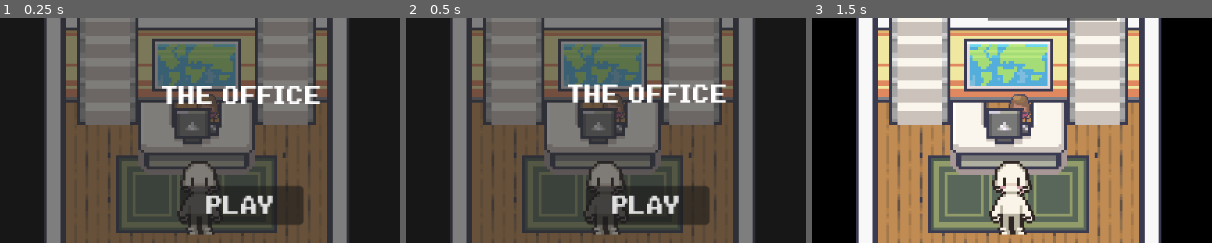
Above: before the commit, frames 1-3 (left to right).
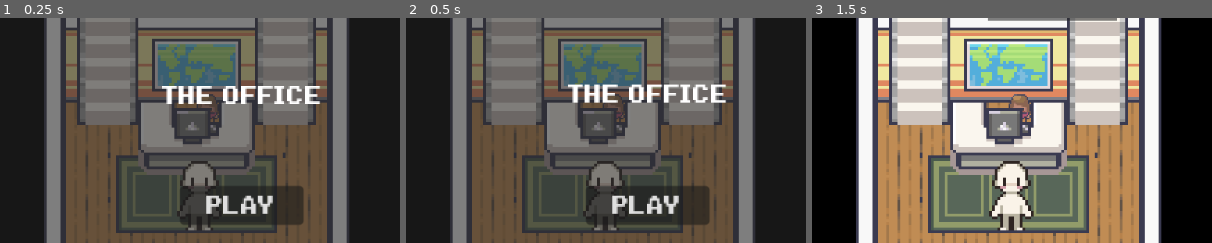
Above: after the commit, the same moments.

Repository: antarux-dev/gamejam-2026
Game: Godot game, scene res://scenes/game.tscn
Same seed, same stepped clock (60 frames per second), same inputs: the game is played once before the commit and once after it. Sound files missing from this copy of the repository are replaced by a short silence.
Inputs:
- Up to frame 1 (0.25 s): no input
- Up to frame 2 (0.5 s): no input
- Up to frame 3 (1.5 s): click "PLAY" at 0.5 s; tap Enter at 1.25 s; hold Right (movement_right) from 1.28 s (still down); hold E (interact) from 1.28 s (still down)
The pictures show only the part of the screen within x 25-75%, y 3-53%; the shares and areas given below are measured in that part.

The runs differ from the first frame. In frame 1, 0.1% of the frame differs, in the area x 46-55%, y 68-97%; in frame 2, 0.1%; in frame 3, 0.4%, in the area x 44-56%, y 68-97%.

Commit message:
funguje:)

Diff:
--- a/scenes/Room1.tscn
+++ b/scenes/Room1.tscn
@@ -5,7 +5,6 @@
 [ext_resource type="Texture2D" uid="uid://c5baw6icqbnl6" path="res://assets/Modern tiles_Free/Interiors_free/32x32/Interiors_free_32x32.png" id="3_bj4ne"]
 [ext_resource type="Script" uid="uid://bm5q2jy71lekl" path="res://scripts/refresh_tittles.gd" id="3_xhlaj"]
 [ext_resource type="Texture2D" uid="uid://b414qhvaud5tk" path="res://assets/Modern tiles_Free/Interiors_free/32x32/2_Modern_Office_Black_Shadow/Modern_Office_Black_Shadow_32x32.png" id="4_hwyyj"]
-[ext_resource type="PackedScene" uid="uid://dfj3fl6ejphd" path="res://scenes/player.tscn" id="6_bj4ne"]
 
 [sub_resource type="TileSetAtlasSource" id="TileSetAtlasSource_bc387"]
 texture = ExtResource("1_sf7up")
@@ -11109,6 +11108,3 @@
 tile_set = SubResource("TileSet_t64ac")
 
 [node name="Camera2D" type="Camera2D" parent="." unique_id=351590191]
-
-[node name="Player" parent="." unique_id=180648449 instance=ExtResource("6_bj4ne")]
-position = Vector2(1, -6)
--- a/scenes/game_intro.tscn
+++ b/scenes/game_intro.tscn
@@ -6,7 +6,6 @@
 [ext_resource type="Script" uid="uid://bm5q2jy71lekl" path="res://scripts/refresh_tittles.gd" id="3_xo3go"]
 [ext_resource type="Texture2D" uid="uid://dupq7fyujlfxh" path="res://assets/Modern tiles_Free/Characters_free/Amelia_idle_16x16.png" id="5_xcwot"]
 [ext_resource type="Texture2D" uid="uid://b3niksf7or5a4" path="res://assets/Modern tiles_Free/Characters_free/Amelia_16x16.png" id="6_vov6y"]
-[ext_resource type="PackedScene" uid="uid://dfj3fl6ejphd" path="res://scenes/player.tscn" id="7_vov6y"]
 
 [sub_resource type="TileSetAtlasSource" id="TileSetAtlasSource_lbhrr"]
 texture = ExtResource("1_1h1ds")
@@ -15707,10 +15706,6 @@
 paragraph_separator = " "
 text_overrun_behavior = 1
 
-[node name="Player" parent="." unique_id=180648449 instance=ExtResource("7_vov6y")]
-position = Vector2(2, -2)
-collision_mask = 2
-
 [connection signal="body_entered" from="RecepciaTrigger" to="." method="_on_recepcia_trigger_body_entered"]
 [connection signal="body_entered" from="Door" to="." method="_on_door_body_entered"]
 [connection signal="body_shape_exited" from="Door" to="." method="_on_door_body_shape_exited"]
--- a/scripts/game_intro.gd
+++ b/scripts/game_intro.gd
@@ -25,14 +25,10 @@
 
 func _on_recepcia_trigger_body_entered(body: Node2D) -> void:
 	if body.name == "Player":
-		# Hľadáme DialogueSystem v "rodičovskej" scéne (game.tscn)
-		var ds = get_parent().get_node("DialogueSystem")
-
-		if ds:
-			ds.start_sequence([2, 3, 4])
-			$RecepciaTrigger.queue_free()
-		else:
-			printerr("Chyba: DialogueSystem nebol nájdený v hlavnej scéne!")
+		DialogueSystem.start_sequence([2, 3, 4])
+		$RecepciaTrigger.queue_free()
+	else:
+		printerr("Chyba: DialogueSystem nebol nájdený v hlavnej scéne!")
 
 
 func _on_door_body_entered(body: Node2D) -> void:
--- a/scripts/ui.gd
+++ b/scripts/ui.gd
@@ -38,8 +38,10 @@
 	for panel in [$Control/Menu/ColorRec, $Control/HUD/ColorRec, $Control/Pause/ColorRec]:
 		if panel is ColorRect:
 			panel.anchor_right   = 1.0
+			panel.anchor_top   = 1.0
 			panel.anchor_bottom  = 1.0
 			panel.offset_right   = 0
+			panel.offset_top   = 0
 			panel.offset_bottom  = 0
 
 
